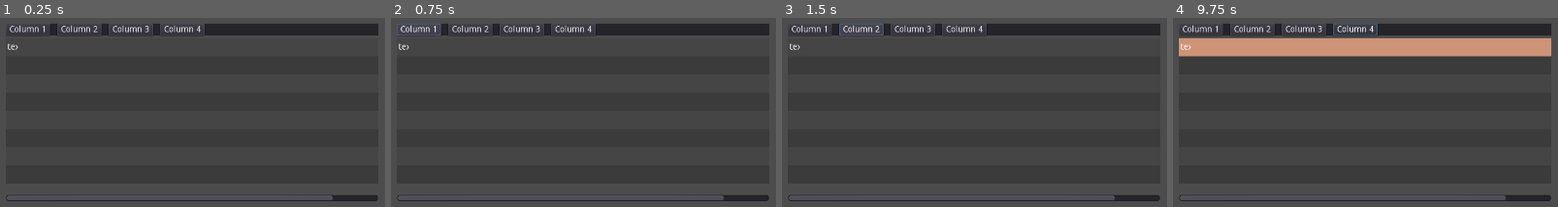
Above: before the commit, frames 1-4 (left to right).
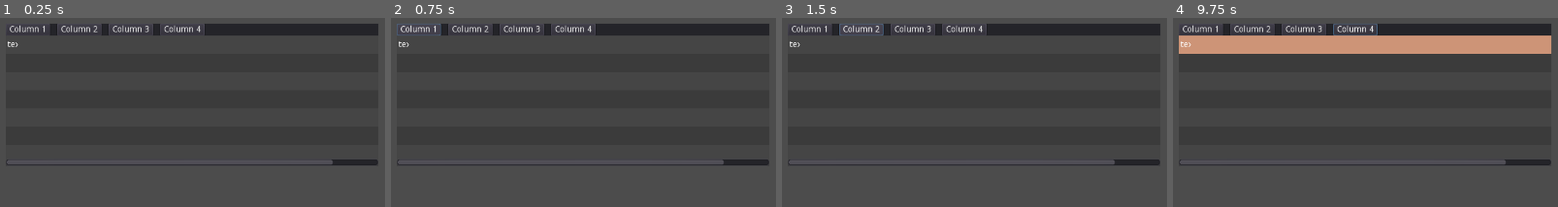
Above: after the commit, the same moments.

Repository: PostPollux/RaptorRender
Game: Godot game, scene res://GUI/SortableTable/SortableTableTest.tscn
Same seed, same stepped clock (60 frames per second), same inputs: the game is played once before the commit and once after it.
Inputs (mouse positions are in pixels of both pictures, inside the frame that each line leads up to):
- Up to frame 1 (0.25 s): no input
- Up to frame 2 (0.75 s): click "Column 1" at 0.5 s
- Up to frame 3 (1.5 s): click "Column 2" at 1.25 s
- Up to frame 4 (9.75 s): click "Column 3" at 2 s; click "Column 4" at 2.75 s; click "Column 1" at 3.5 s; click "Column 2" at 4.25 s; click "Column 3" at 5 s; click "Column 4" at 5.75 s; click "Column 1" at 6.5 s; click "Column 2" at 7.25 s; click "Column 3" at 8 s; click "Column 4" at 8.75 s; tap Enter at 9.5 s; move the mouse to (1392, 46) at 9.52 s; press the mouse at (1392, 46) at 9.53 s

The runs differ from the first frame. In frame 1, 1.7% of the frame differs, in the area x 1-99%, y 12-97%; in frame 2, 1.7%; in frame 3, 1.7%; in frame 4, 4.6%, in the area x 1-99%, y 9-97%.

Commit message:
Changes for SortableTable
- connect "row_clicked" signals via function
- automatically assign even or odd to rows
- add a function to set row_id
- add empty rows to visually fill up the scrollbox without having an effect on the scrollbars

Diff:
--- /dev/null
+++ b/GUI/SortableTable/RowContainerEmpty.gd
@@ -0,0 +1,29 @@
+extends VBoxContainer
+
+var row_height = 30
+
+var sortable_table_row = preload("res://GUI/SortableTable/SortableTableRow.tscn")
+
+
+func _ready():
+	update_width_of_RowContainerEmpty()
+	fill_up_available_space_with_empty_rows()
+
+
+
+func fill_up_available_space_with_empty_rows():
+	var filled_row_count = $"../../RowContainerFilled".SortableRows.size()
+	var height_of_clipcontainer = $"../../ClipContainerForEmptyRows".rect_size.y
+	var amount_of_needed_rows = int(height_of_clipcontainer/row_height)
+
+	for i in range(1, amount_of_needed_rows + 3):
+		var SortableTableRow = sortable_table_row.instance()
+		add_child(SortableTableRow)
+		SortableTableRow.set_row_id(filled_row_count + i)
+		SortableTableRow.set_row_height(row_height)
+
+
+
+func update_width_of_RowContainerEmpty():
+	var width_of_clipcontainer = $"../../ClipContainerForEmptyRows".rect_size.x
+	rect_min_size.x = width_of_clipcontainer
--- a/GUI/SortableTable/RowContainer.gd
+++ b/GUI/SortableTable/RowContainerFilled.gd
@@ -26,16 +26,14 @@
 	print (OS.get_model_name ( ))
 	print (OS.get_dynamic_memory_usage ( ))
 
-	$OrderabelTableRow.connect("row_clicked", self, "select_SortableRows")
-	$OrderabelTableRow2.connect("row_clicked", self, "select_SortableRows")
-	$OrderabelTableRow3.connect("row_clicked", self, "select_SortableRows")
-	$OrderabelTableRow4.connect("row_clicked", self, "select_SortableRows")
-	$OrderabelTableRow5.connect("row_clicked", self, "select_SortableRows")
-	$OrderabelTableRow6.connect("row_clicked", self, "select_SortableRows")
-	$OrderabelTableRow7.connect("row_clicked", self, "select_SortableRows")
-	$OrderabelTableRow8.connect("row_clicked", self, "select_SortableRows")
+
+	connect_row_clicked_signals()
 
 
+
+func connect_row_clicked_signals():
+	for Row in SortableRows:
+		Row.connect("row_clicked", self, "select_SortableRows")
 
 
 func set_column_width(column, width):
--- a/GUI/SortableTable/SortabelTableRow.gd
+++ b/GUI/SortableTable/SortableTableRow.gd
@@ -3,8 +3,8 @@
 extends MarginContainer
 
 
-export (int) var cell_count = 4
-export (int) var row_id
+export (int) var cell_count = 0
+export (int) var row_id = 1
 
 #row colors
 export (Color) var row_color = Color("3c3c3c")
@@ -18,11 +18,12 @@
 onready var HBoxForCells = $HBoxContainer
 onready var RowBackgroundColorRect = $BackgroundColor
 
-var CellsClipContainerArray
+var CellsClipContainerArray = []
 var CellsMarginContainerArray = []
 
 var even = false
 var selected = false
+var row_height = 30
 
 
 signal row_clicked
@@ -31,11 +32,11 @@
 
 func _ready():
 
+	# set height of row
+	set_row_height(row_height)
+
 	# determine if row id is even or odd
-	if (row_id % 2) == 0:
-		even = true
-	else:
-		even = false
+	update_row_even_or_odd()
 
 	# assign column color
 	if selected:
@@ -63,6 +64,12 @@
 
 
 
+func update_row_even_or_odd():
+	if row_id:
+		if (row_id % 2) == 0:
+			even = true
+		else:
+			even = false
 
 
 #create the cells
@@ -128,6 +135,10 @@
 
 ####### Setters for Variables #########
 
+func set_row_id(id):
+	row_id = id
+	update_row_even_or_odd()
+	update_row_color_reset()
 
 func set_row_color (color):
 	row_color = color
@@ -160,11 +171,19 @@
 		CellsClipContainerArray[column-1].rect_min_size.x = width
 
 
+
+func set_row_height(height):
+	row_height = height
+	rect_min_size.y = height
+	set_cell_height(height)
+
+
 func set_cell_height(height):
-	for Cell in CellsClipContainerArray:
-		Cell.rect_min_size.y = height
-	for Cell in CellsMarginContainerArray:
-		Cell.rect_min_size.y = HBoxForCells.rect_size.y - Cell.margin_left - Cell.margin_right
+	if CellsClipContainerArray.size() > 0:
+		for Cell in CellsClipContainerArray:
+			Cell.rect_min_size.y = height
+		for Cell in CellsMarginContainerArray:
+			Cell.rect_min_size.y = HBoxForCells.rect_size.y - Cell.margin_left - Cell.margin_right
 
 
 func update_row_color_hover():
@@ -218,6 +237,3 @@
 func _on_SortabelTableRow_gui_input(ev):
 	if ev.is_action_pressed("ui_left_mouse_button"):
 		emit_signal("row_clicked", row_id)
-		#if !selected:
-			#selected = true;
-			#set_color_select()
--- a/GUI/SortableTable/SortabelTableRow.tscn
+++ b/GUI/SortableTable/SortableTableRow.tscn
@@ -1,6 +1,6 @@
 [gd_scene load_steps=2 format=2]
 
-[ext_resource path="res://GUI/SortableTable/SortabelTableRow.gd" type="Script" id=1]
+[ext_resource path="res://GUI/SortableTable/SortableTableRow.gd" type="Script" id=1]
 
 [node name="SortabelTableRow" type="MarginContainer" index="0"]
 
@@ -23,7 +23,7 @@
 custom_constants/margin_bottom = 0
 script = ExtResource( 1 )
 _sections_unfolded = [ "Focus", "Margin", "Rect", "Size Flags", "custom_constants" ]
-cell_count = 4
+cell_count = 0
 row_id = null
 row_color = Color( 0.235294, 0.235294, 0.235294, 1 )
 row_color_selected = Color( 0.788235, 0.537255, 0.411765, 1 )
@@ -42,7 +42,7 @@
 mouse_default_cursor_shape = 0
 size_flags_horizontal = 1
 size_flags_vertical = 1
-color = Color( 0.235294, 0.235294, 0.235294, 1 )
+color = Color( 0.273529, 0.273529, 0.273529, 1 )
 _sections_unfolded = [ "Anchor", "Margin", "Mouse", "Rect", "Visibility" ]
 
 [node name="HBoxContainer" type="HBoxContainer" parent="." index="1"]
--- a/GUI/SortableTable/SortableTableTest.tscn
+++ b/GUI/SortableTable/SortableTableTest.tscn
@@ -1,10 +1,10 @@
-[gd_scene load_steps=3 format=2]
-
-[ext_resource path="res://GUI/SortableTable/RowContainer.gd" type="Script" id=1]
-[ext_resource path="res://GUI/SortableTable/SortabelTableRow.tscn" type="PackedScene" id=2]
-
-
-[node name="ScrollBox" type="ScrollContainer" index="0"]
+[gd_scene load_steps=4 format=2]
+
+[ext_resource path="res://GUI/SortableTable/RowContainerFilled.gd" type="Script" id=1]
+[ext_resource path="res://GUI/SortableTable/SortableTableRow.tscn" type="PackedScene" id=2]
+[ext_resource path="res://GUI/SortableTable/RowContainerEmpty.gd" type="Script" id=3]
+
+[node name="ScrollBox" type="ScrollContainer"]
 
 anchor_left = 0.0
 anchor_top = 0.0
@@ -13,7 +13,7 @@
 margin_left = 59.0
 margin_top = 54.0
 margin_right = 674.0
-margin_bottom = 348.0
+margin_bottom = 289.0
 rect_pivot_offset = Vector2( 0, 0 )
 rect_clip_content = true
 mouse_filter = 0
@@ -33,15 +33,16 @@
 anchor_right = 0.0
 anchor_bottom = 0.0
 margin_right = 700.0
-margin_bottom = 282.0
+margin_bottom = 223.0
 rect_pivot_offset = Vector2( 0, 0 )
 rect_clip_content = false
 mouse_filter = 1
 mouse_default_cursor_shape = 0
 size_flags_horizontal = 3
 size_flags_vertical = 3
+custom_constants/separation = 0
 alignment = 0
-_sections_unfolded = [ "Size Flags" ]
+_sections_unfolded = [ "Size Flags", "custom_constants" ]
 
 [node name="TopRow" type="MarginContainer" parent="VBoxContainer" index="0"]
 
@@ -271,35 +272,15 @@
 lines_skipped = 0
 max_lines_visible = -1
 
-[node name="MarginContainer" type="MarginContainer" parent="VBoxContainer" index="1"]
-
-anchor_left = 0.0
-anchor_top = 0.0
-anchor_right = 0.0
-anchor_bottom = 0.0
-margin_top = 24.0
-margin_right = 700.0
-margin_bottom = 264.0
-rect_pivot_offset = Vector2( 0, 0 )
-rect_clip_content = false
-mouse_filter = 0
-mouse_default_cursor_shape = 0
-size_flags_horizontal = 1
-size_flags_vertical = 1
-custom_constants/margin_right = 0
-custom_constants/margin_top = 0
-custom_constants/margin_left = 0
-custom_constants/margin_bottom = 0
-_sections_unfolded = [ "custom_constants" ]
-
-[node name="RowContainer" type="VBoxContainer" parent="VBoxContainer/MarginContainer" index="0"]
-
-anchor_left = 0.0
-anchor_top = 0.0
-anchor_right = 0.0
-anchor_bottom = 0.0
-margin_right = 700.0
-margin_bottom = 240.0
+[node name="RowContainerFilled" type="VBoxContainer" parent="VBoxContainer" index="1"]
+
+anchor_left = 0.0
+anchor_top = 0.0
+anchor_right = 0.0
+anchor_bottom = 0.0
+margin_top = 20.0
+margin_right = 700.0
+margin_bottom = 80.0
 rect_pivot_offset = Vector2( 0, 0 )
 rect_clip_content = false
 mouse_filter = 1
@@ -311,66 +292,59 @@
 script = ExtResource( 1 )
 _sections_unfolded = [ "Mouse", "custom_constants" ]
 
-[node name="OrderabelTableRow" parent="VBoxContainer/MarginContainer/RowContainer" index="0" instance=ExtResource( 2 )]
+[node name="SortabelTableRow" parent="VBoxContainer/RowContainerFilled" index="0" instance=ExtResource( 2 )]
 
 margin_top = 0.0
 margin_right = 700.0
 margin_bottom = 30.0
+rect_min_size = Vector2( 0, 30 )
+cell_count = 4
 row_id = 1
-cellHeight = 20
-
-[node name="OrderabelTableRow2" parent="VBoxContainer/MarginContainer/RowContainer" index="1" instance=ExtResource( 2 )]
+row_color = Color( 0.235294, 0.235294, 0.235294, 1 )
+row_color_selected = Color( 0.784314, 0.537255, 0.411765, 1 )
+
+[node name="SortabelTableRow2" parent="VBoxContainer/RowContainerFilled" index="1" instance=ExtResource( 2 )]
 
 margin_top = 30.0
 margin_right = 700.0
 margin_bottom = 60.0
+rect_min_size = Vector2( 0, 30 )
 row_id = 2
-cellHeight = 20
-
-[node name="OrderabelTableRow3" parent="VBoxContainer/MarginContainer/RowContainer" index="2" instance=ExtResource( 2 )]
-
-margin_top = 60.0
-margin_right = 700.0
-margin_bottom = 90.0
-row_id = 3
-cellHeight = 20
-
-[node name="OrderabelTableRow4" parent="VBoxContainer/MarginContainer/RowContainer" index="3" instance=ExtResource( 2 )]
-
-margin_top = 90.0
-margin_right = 700.0
-margin_bottom = 120.0
-row_id = 4
-cellHeight = 20
-
-[node name="OrderabelTableRow5" parent="VBoxContainer/MarginContainer/RowContainer" index="4" instance=ExtResource( 2 )]
-
-margin_top = 120.0
-margin_right = 700.0
-margin_bottom = 150.0
-row_id = 5
-cellHeight = 20
-
-[node name="OrderabelTableRow6" parent="VBoxContainer/MarginContainer/RowContainer" index="5" instance=ExtResource( 2 )]
-
-margin_top = 150.0
-margin_right = 700.0
-margin_bottom = 180.0
-row_id = 6
-cellHeight = 20
-
-[node name="OrderabelTableRow7" parent="VBoxContainer/MarginContainer/RowContainer" index="6" instance=ExtResource( 2 )]
-
-margin_top = 180.0
-margin_right = 700.0
-margin_bottom = 210.0
-row_id = 7
-cellHeight = 20
-
-[node name="OrderabelTableRow8" parent="VBoxContainer/MarginContainer/RowContainer" index="7" instance=ExtResource( 2 )]
-
-margin_top = 210.0
-margin_right = 700.0
-margin_bottom = 240.0
-row_id = 8
-cellHeight = 20
+row_color = Color( 0.235294, 0.235294, 0.235294, 1 )
+row_color_selected = Color( 0.784314, 0.537255, 0.411765, 1 )
+
+[node name="ClipContainerForEmptyRows" type="Container" parent="VBoxContainer" index="2"]
+
+anchor_left = 0.0
+anchor_top = 0.0
+anchor_right = 0.0
+anchor_bottom = 0.0
+margin_top = 80.0
+margin_right = 700.0
+margin_bottom = 223.0
+rect_pivot_offset = Vector2( 0, 0 )
+rect_clip_content = false
+mouse_filter = 0
+mouse_default_cursor_shape = 0
+size_flags_horizontal = 3
+size_flags_vertical = 3
+_sections_unfolded = [ "Rect", "Size Flags" ]
+
+[node name="RowContainerEmpty" type="VBoxContainer" parent="VBoxContainer/ClipContainerForEmptyRows" index="0"]
+
+anchor_left = 0.0
+anchor_top = 0.0
+anchor_right = 0.0
+anchor_bottom = 0.0
+margin_right = 40.0
+margin_bottom = 40.0
+rect_pivot_offset = Vector2( 0, 0 )
+rect_clip_content = false
+mouse_filter = 1
+mouse_default_cursor_shape = 0
+size_flags_horizontal = 1
+size_flags_vertical = 1
+custom_constants/separation = 0
+alignment = 0
+script = ExtResource( 3 )
+_sections_unfolded = [ "custom_constants" ]
